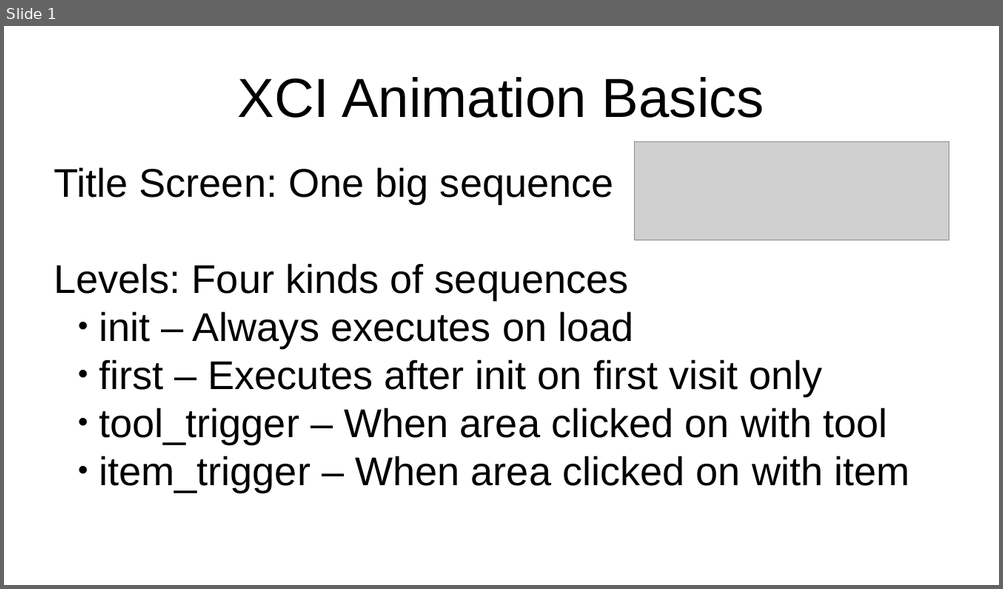
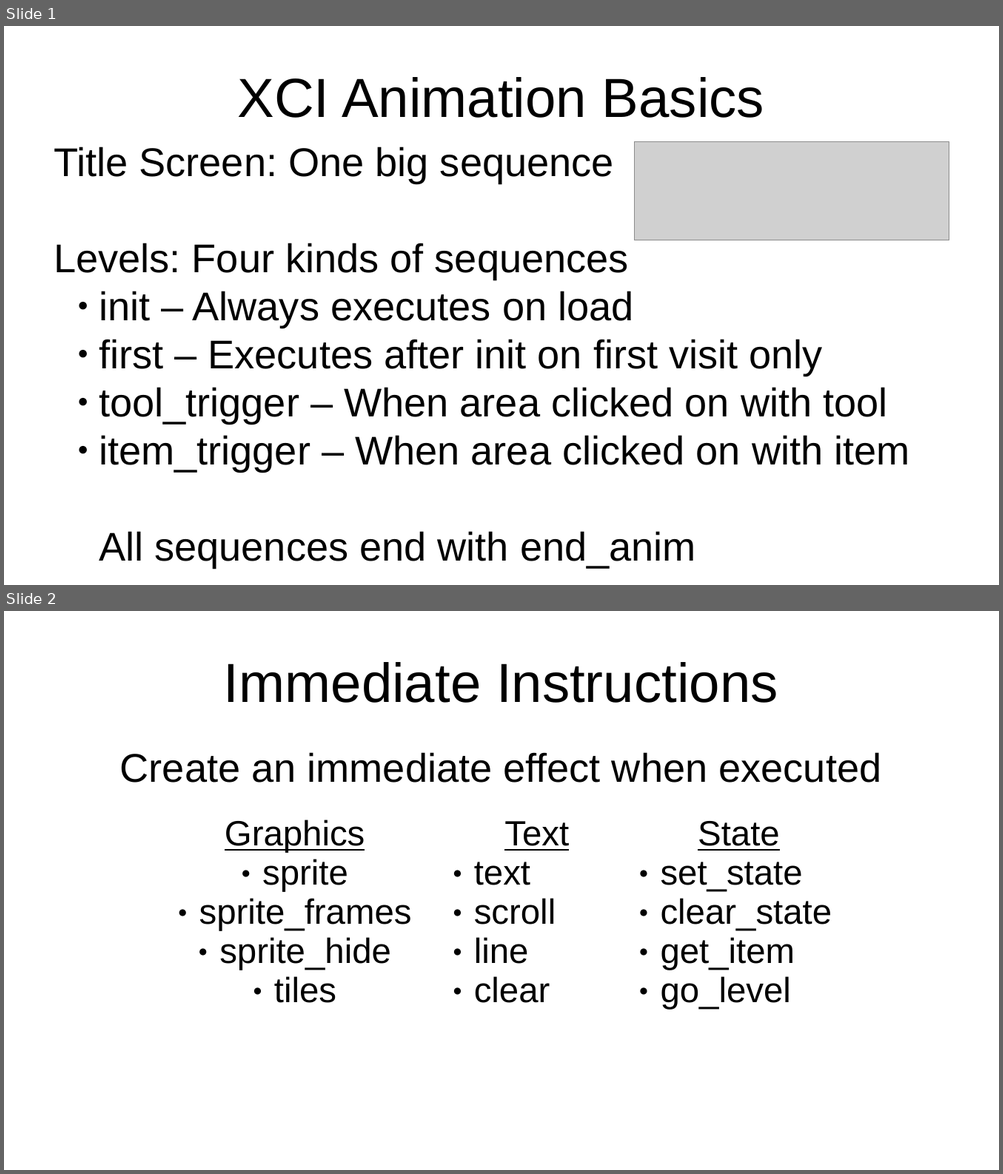
Before and after one commit to SlithyMatt/x16-xci, a slide deck: slides/XCI_animation_basics.odp. Shown one above the other, each under a label of ours: slide 1 before the commit, slides 1 and 2 after it. The pictures are 1003x589 and 1003x1174 pixels, drawn with LibreOffice and Linux fonts; fonts in the diff are those of the drawing; grey boxes stand for pictures. Boxes give left, top, right and bottom in pixels: in the first picture for what was removed or moved away, otherwise in the second. Text is boxed around its words. In the diff, an @@ line names an element or a change of style, - is before the commit and + after.

```diff
--- a/slides/XCI_animation_basics.odp
+++ b/slides/XCI_animation_basics.odp
@@ slide 2 added at bbox=[4, 611, 999, 1170], background #FFFFFF @@
@@ title added at bbox=[224, 662, 778, 703], 44 pt, text #000000 @@
+Immediate Instructions
@@ text added at bbox=[120, 752, 882, 783], 32 pt, text #000000 @@
+Create an immediate effect when executed
@@ table added at bbox=[145, 811, 847, 1121], 1 rows, 3 columns @@
+Graphics / sprite / sprite_frames / sprite_hide / tiles | Text / text / scroll / line / clear | State / set_state / clear_state / get_item / go_level
@@ slide 1 changed as well @@
@@ subtitle "Title Screen: One big sequence": place and size @@
-subtitle "Title Screen: One big sequence" at bbox=[54, 167, 909, 492]
+subtitle "Title Screen: One big sequence" at bbox=[54, 147, 909, 568]
@@ subtitle at bbox=[99, 531, 696, 568]: paragraph added @@
+All sequences end with end_anim
```
Also in this commit, not shown: 3 other slides added.
